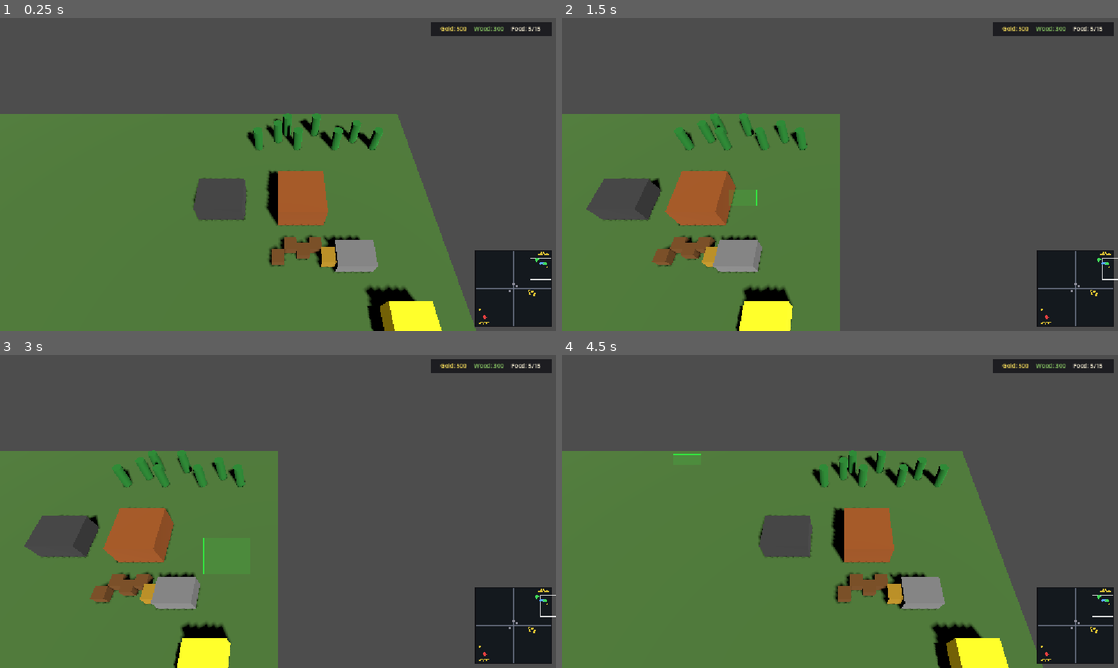
Above: before the commit, frames 1-4 (two rows, left to right).
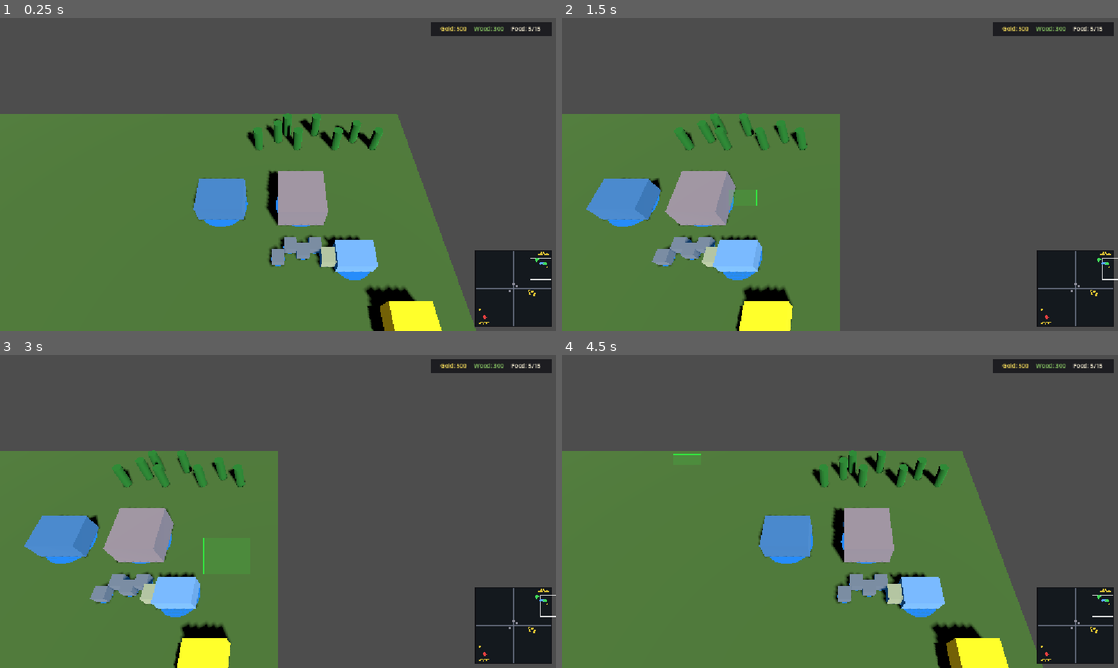
Above: after the commit, the same moments.

Repository: nplvkntx/endless-battle
Game: Godot game, scene res://scenes/main.tscn
Same seed, same stepped clock (60 frames per second), same inputs: the game is played once before the commit and once after it.
Inputs (mouse positions are in pixels of both pictures, inside the frame that each line leads up to):
- Up to frame 1 (0.25 s): no input
- Up to frame 2 (1.5 s): tap Enter at 0.5 s; move the mouse to (962, 158) at 0.52 s; hold Right (ui_right) 0.53-1.25 s; tap B at 0.6 s; click (962, 158) at 0.67 s; drag from (728, 190) to (812, 237) at 1.27 s
- Up to frame 3 (3 s): tap Space at 2 s; move the mouse to (333, 442) at 2.02 s; hold Right (ui_right) 2.03-2.75 s; tap T at 2.1 s; tap Enter at 2.75 s; drag from (250, 574) to (111, 464) at 2.77 s
- Up to frame 4 (4.5 s): move the mouse to (1006, 558) at 3.52 s; hold Left (ui_left) 3.53-4.25 s; tap C at 3.6 s; drag from (673, 464) to (756, 433) at 4.27 s

The runs differ from the first frame. In frame 1, 4.3% of the frame differs, in the area x 34-68%, y 48-84%; in frame 2, 5.0%, in the area x 4-36%, y 48-84%; in frame 3, 5.0%; in frame 4, 4.3%.

Commit message:
Fix team visual NodePath lookup crash

Diff:
--- a/scripts/base/building.gd
+++ b/scripts/base/building.gd
@@ -43,6 +43,12 @@
 	_mesh_instance = get_node_or_null("MeshInstance3D") as MeshInstance3D
 	NavigationObstacleSetup.apply_from_collision_body(self)
 	_apply_building_data()
+	call_deferred("apply_team_visuals")
+
+
+## Applies a team-colored accent ring and subtle body tint from team_id or faction groups.
+func apply_team_visuals() -> void:
+	TeamVisuals.apply_to_entity(self, team_id)
 
 
 func set_selected(selected: bool) -> void:
@@ -196,3 +202,5 @@
 		return
 
 	_mesh_instance.material_override = null
+	_feedback_material_ready = false
+	apply_team_visuals()
--- a/scripts/base/unit.gd
+++ b/scripts/base/unit.gd
@@ -48,6 +48,12 @@
 	if _selection_indicator:
 		_selection_indicator.visible = false
 	_apply_unit_data()
+	call_deferred("apply_team_visuals")
+
+
+## Applies a team-colored accent ring and subtle body tint from team_id or faction groups.
+func apply_team_visuals() -> void:
+	TeamVisuals.apply_to_entity(self, team_id)
 
 
 ## Updates selection state and toggles the optional SelectionIndicator child.
--- a/scripts/buildings/barracks.gd
+++ b/scripts/buildings/barracks.gd
@@ -155,6 +155,8 @@
 	if unit.is_in_group(&"units"):
 		unit.remove_from_group(&"units")
 
+	unit.apply_team_visuals()
+
 
 func _stop_enemy_auto_production() -> void:
 	_enemy_production_active = false
--- a/scripts/buildings/command_center.gd
+++ b/scripts/buildings/command_center.gd
@@ -342,6 +342,7 @@
 	if not worker.is_in_group(&"enemies"):
 		worker.add_to_group(&"enemies")
 
+	worker.apply_team_visuals()
 	_notify_enemy_worker_spawned(worker)
 
 
--- a/scripts/buildings/hero_altar.gd
+++ b/scripts/buildings/hero_altar.gd
@@ -226,6 +226,7 @@
 
 	spawn_parent.add_child(hero)
 	hero.global_position = global_position + HERO_SPAWN_OFFSET
+	hero.apply_team_visuals()
 
 	var collision_shape: CollisionShape3D = hero.get_node_or_null("CollisionShape3D") as CollisionShape3D
 	if collision_shape != null:
--- /dev/null
+++ b/scripts/components/team_visuals.gd
@@ -0,0 +1,150 @@
+class_name TeamVisuals
+extends RefCounted
+
+## Shared team accent visuals for units and buildings.
+
+const PLAYER_TEAM_ID := 0
+const ENEMY_TEAM_ID := 1
+const NEUTRAL_TEAM_ID := -1
+
+const TEAM_ACCENT_MARKER_NAME := &"TeamAccentMarker"
+
+const PLAYER_ACCENT := Color(0.15, 0.55, 1.0, 1.0)
+const ENEMY_ACCENT := Color(1.0, 0.22, 0.18, 1.0)
+
+const BODY_ACCENT_LERP := 0.12
+const BODY_EMISSION_STRENGTH := 0.4
+const MARKER_ALPHA := 0.85
+const MARKER_EMISSION_STRENGTH := 0.6
+
+
+static func resolve_team(owner: Node, team_id: int) -> int:
+	if team_id >= ENEMY_TEAM_ID:
+		return ENEMY_TEAM_ID
+	if team_id == PLAYER_TEAM_ID:
+		return PLAYER_TEAM_ID
+	if _is_enemy_aligned(owner):
+		return ENEMY_TEAM_ID
+	if _is_player_aligned(owner):
+		return PLAYER_TEAM_ID
+	return NEUTRAL_TEAM_ID
+
+
+static func get_accent_color(team: int) -> Color:
+	if team == ENEMY_TEAM_ID:
+		return ENEMY_ACCENT
+	if team == PLAYER_TEAM_ID:
+		return PLAYER_ACCENT
+	return Color.WHITE
+
+
+static func apply_to_entity(owner: Node3D, team_id: int) -> void:
+	if owner == null:
+		return
+
+	var team: int = resolve_team(owner, team_id)
+	if team == NEUTRAL_TEAM_ID:
+		_remove_accent_marker(owner)
+		return
+
+	var accent: Color = get_accent_color(team)
+	_ensure_accent_marker(owner, accent)
+	_apply_body_accent(owner, accent)
+
+
+static func _is_enemy_aligned(owner: Node) -> bool:
+	return (
+		owner.is_in_group(&"enemies")
+		or owner.is_in_group(&"enemy_workers")
+		or owner.is_in_group(&"enemy_command_center")
+	)
+
+
+static func _is_player_aligned(owner: Node) -> bool:
+	if _is_enemy_aligned(owner):
+		return false
+	if owner.is_in_group(&"player_command_center"):
+		return true
+	if owner.is_in_group(&"workers") or owner.is_in_group(&"units") or owner.is_in_group(&"heroes"):
+		return true
+	if owner is Building and owner.is_in_group(&"buildings"):
+		return true
+	return false
+
+
+static func _ensure_accent_marker(owner: Node3D, accent: Color) -> void:
+	var marker: MeshInstance3D = owner.get_node_or_null(str(TEAM_ACCENT_MARKER_NAME)) as MeshInstance3D
+	if marker == null:
+		marker = MeshInstance3D.new()
+		marker.name = TEAM_ACCENT_MARKER_NAME
+		var cylinder := CylinderMesh.new()
+		cylinder.top_radius = 1.0
+		cylinder.bottom_radius = 1.0
+		cylinder.height = 0.04
+		marker.mesh = cylinder
+		owner.add_child(marker)
+
+	var radius: float = _estimate_accent_radius(owner)
+	marker.scale = Vector3(radius, 1.0, radius)
+	marker.position = _estimate_accent_position(owner)
+
+	var material := StandardMaterial3D.new()
+	material.shading_mode = BaseMaterial3D.SHADING_MODE_UNSHADED
+	material.transparency = BaseMaterial3D.TRANSPARENCY_ALPHA
+	material.albedo_color = Color(accent.r, accent.g, accent.b, MARKER_ALPHA)
+	material.emission_enabled = true
+	material.emission = accent * MARKER_EMISSION_STRENGTH
+	material.cull_mode = BaseMaterial3D.CULL_DISABLED
+	marker.set_surface_override_material(0, material)
+	marker.visible = true
+
+
+static func _remove_accent_marker(owner: Node3D) -> void:
+	var marker: MeshInstance3D = owner.get_node_or_null(str(TEAM_ACCENT_MARKER_NAME)) as MeshInstance3D
+	if marker != null:
+		marker.visible = false
+
+
+static func _estimate_accent_radius(owner: Node3D) -> float:
+	var mesh: MeshInstance3D = owner.get_node_or_null("MeshInstance3D") as MeshInstance3D
+	if mesh == null or mesh.mesh == null:
+		return 0.8
+
+	var aabb: AABB = mesh.get_aabb()
+	return maxf(aabb.size.x, aabb.size.z) * 0.55
+
+
+static func _estimate_accent_position(owner: Node3D) -> Vector3:
+	var mesh: MeshInstance3D = owner.get_node_or_null("MeshInstance3D") as MeshInstance3D
+	if mesh == null or mesh.mesh == null:
+		return Vector3(0.0, 0.02, 0.0)
+
+	var aabb: AABB = mesh.get_aabb()
+	return Vector3(0.0, aabb.position.y + 0.02, 0.0)
+
+
+static func _apply_body_accent(owner: Node3D, accent: Color) -> void:
+	var mesh: MeshInstance3D = owner.get_node_or_null("MeshInstance3D") as MeshInstance3D
+	if mesh == null:
+		return
+
+	var source_material: StandardMaterial3D = mesh.get_surface_override_material(0) as StandardMaterial3D
+	if source_material == null:
+		source_material = mesh.material_override as StandardMaterial3D
+	if source_material == null and mesh.mesh != null:
+		source_material = mesh.mesh.surface_get_material(0) as StandardMaterial3D
+	if source_material == null:
+		return
+
+	var material: StandardMaterial3D = source_material.duplicate() as StandardMaterial3D
+	if material == null:
+		return
+
+	if mesh.get_surface_override_material(0) != null:
+		mesh.set_surface_override_material(0, material)
+	else:
+		mesh.material_override = material
+
+	material.emission_enabled = true
+	material.emission = accent * BODY_EMISSION_STRENGTH
+	material.albedo_color = material.albedo_color.lerp(accent, BODY_ACCENT_LERP)
--- a/scripts/systems/enemy_build_manager.gd
+++ b/scripts/systems/enemy_build_manager.gd
@@ -359,6 +359,8 @@
 	if not building.is_in_group(ENEMY_BUILDING_GROUP):
 		building.add_to_group(ENEMY_BUILDING_GROUP)
 
+	building.apply_team_visuals()
+
 
 func _add_health_component_if_needed(building: Building, building_type: StringName) -> void:
 	if building.get_node_or_null("HealthComponent") != null:
Not shown, added: scripts/components/team_visuals.gd.uid
